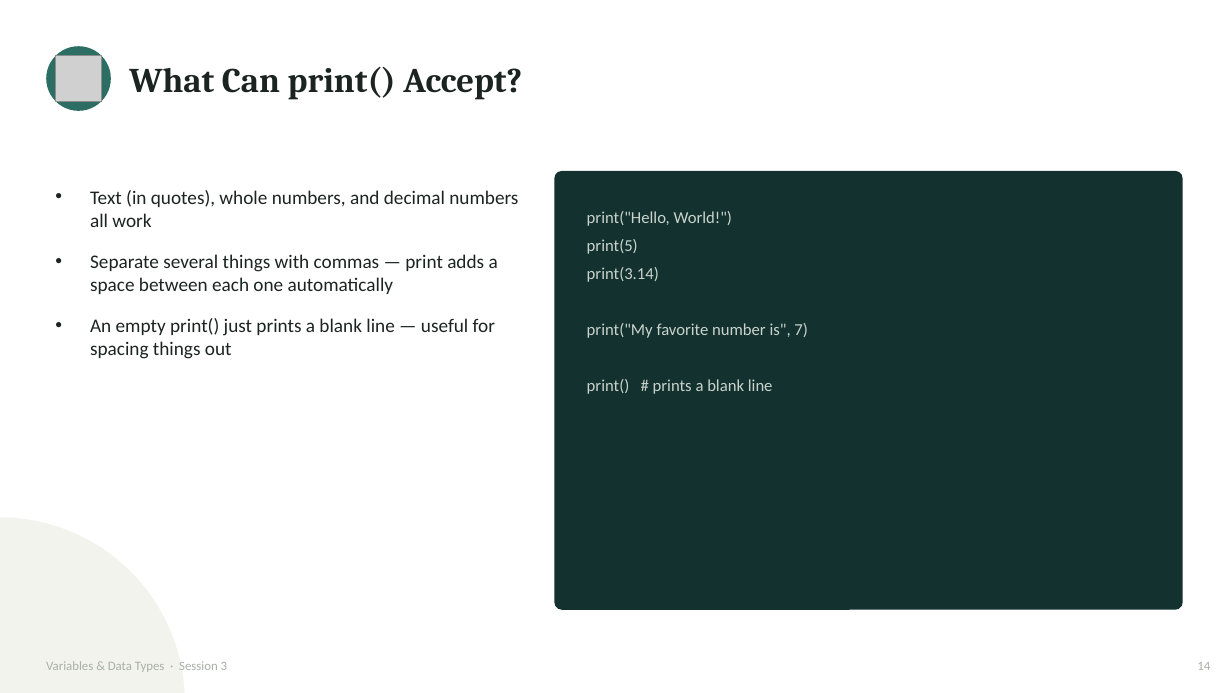
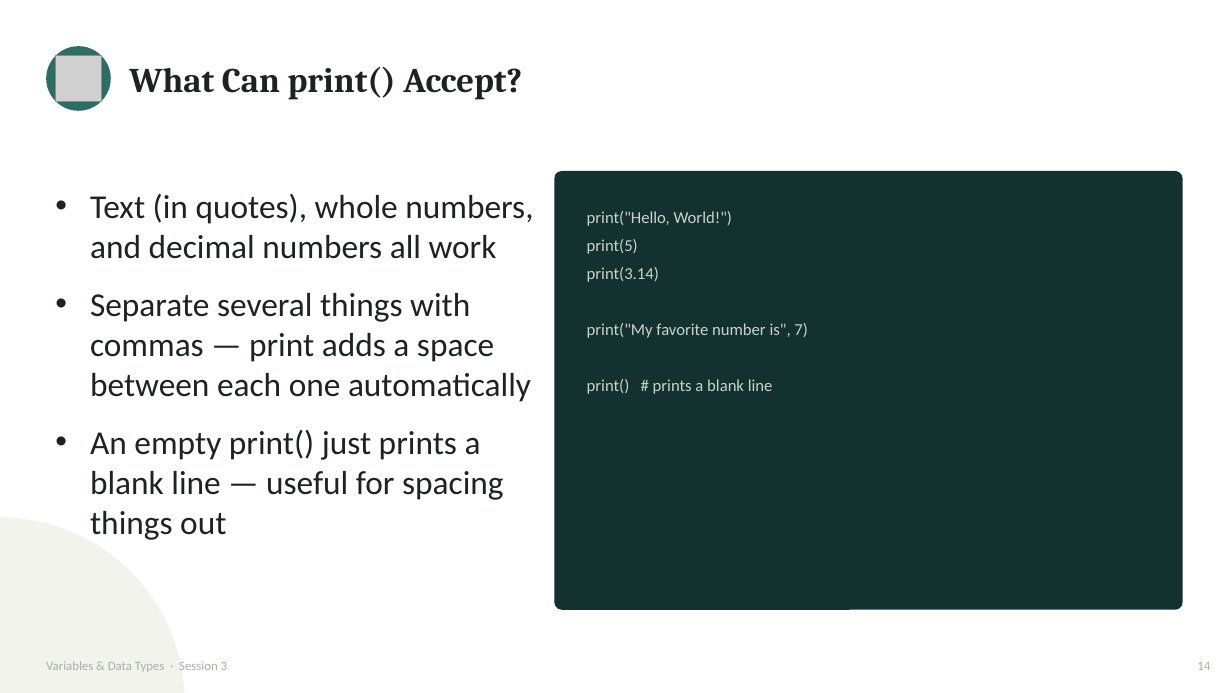
Before and after one commit to waseem-development/ai-ml-course, a slide deck: slide 14 of slides/2_variables_datatypes-3.pptx. Drawn at 1232x693 pixels with LibreOffice and Linux fonts; fonts in the diff are those of the drawing; grey boxes stand for pictures. Boxes give left, top, right and bottom in pixels: in the first picture for what was removed or moved away, otherwise in the second. Text is boxed around its words. In the diff, an @@ line names an element or a change of style, - is before the commit and + after.

```diff
--- a/slides/2_variables_datatypes-3.pptx
+++ b/slides/2_variables_datatypes-3.pptx
@@ text "Text (in quotes), whole numbers, ..." at (90,194,533,540): size 15 to 26 pt @@
```
Also in this commit, not shown: 6 other slides changed, 9 other files.
